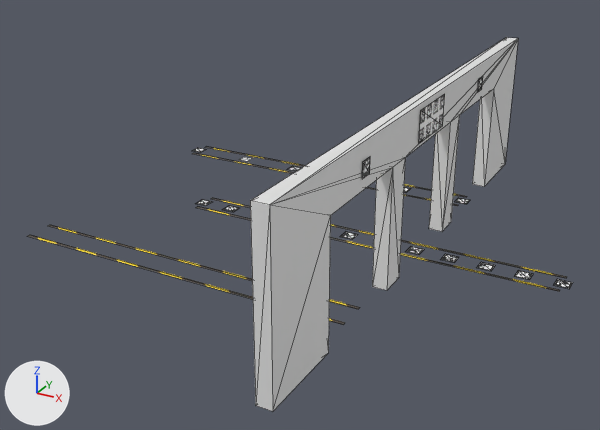
Before and after pictures for a commit that changed the COLLADA model software/ros_workspace/PX4-software/models/wall_with_markers_board/meshes/model.dae.
Before and after are seen from a camera (50 mm lens) standing at (3.56, -9.75, 5.04) and looking at (-1.55, -0.45, 0.4). Lighting does not change. The marker at lower left points along +X, +Y and +Z. Mesh edges are drawn as thin lines on the coarser meshes. Where no turn or scale is listed for an object, it has been applied to the vertices.

In view in the first picture: '5x5_1000-100', 'Cube', 'grid_board', 'warning.001'.
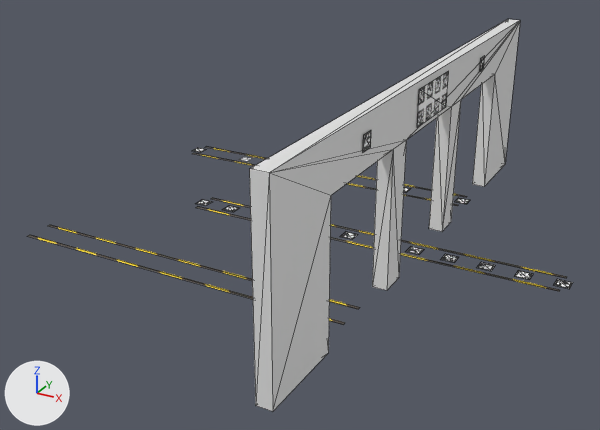
Where the newer file only moved an object's origin or applied its transform, the numbers keep the older frame.

Location of each change, (x1, y1, x2, y2) in pixels of the pictures (600 x 430 px):
```json
{"object": "Cube", "change": "moved, rescaled", "before": [250, 37, 518, 411], "after": [249, 19, 520, 411]}
{"object": "grid_board", "change": "reshaped", "before": [419, 94, 445, 143], "after": [417, 71, 449, 128], "on screen": "22% wider, 16% taller"}
{"object": "5x5_1000-100", "change": "moved", "before": [362, 157, 370, 179], "after": [363, 130, 371, 152]}
```

The change, as JSON lines over the scene's bpy script:
```json
{"block": "me_grid_board", "where": "me_grid_board.from_pydata(...)  # 4 vertices, 2 faces; spans x 0.0, y -0.43..0.43, z -0.215..0.215"}
{"block": "me_grid_board", "where": "# used by ob_grid_board; location = (0.12, 0.0, 1.91)"}
{"block": "me_grid_board", "change": "me_grid_board part 1"}
{"op": "set", "path": "me_grid_board.vertices[0].co", "old": "(0.0, -0.43, -0.215)", "new": "(0.0, -0.52, 0.02)", "note": "pixel (418, 143) -> pixel (417, 127)"}
{"op": "set", "path": "me_grid_board.vertices[1].co", "old": "(0.0, 0.43, -0.215)", "new": "(0.0, 0.52, 0.02)", "note": "pixel (442, 125) -> pixel (446, 106)"}
{"op": "set", "path": "me_grid_board.vertices[2].co", "old": "(0.0, -0.43, 0.215)", "new": "(0.0, -0.52, 0.5)", "note": "pixel (420, 110) -> pixel (419, 89)"}
{"op": "set", "path": "me_grid_board.vertices[3].co", "old": "(0.0, 0.43, 0.215)", "new": "(0.0, 0.52, 0.5)", "note": "pixel (444, 93) -> pixel (448, 70)"}
{"op": "set", "path": "ob_5x5_1000_100.location", "old": "(0.12, -2.0, 1.9)", "new": "(0.12, -2.0, 2.2)"}
{"op": "set", "path": "ob_cube.location", "old": "(0.0, 0.0, 1.1)", "new": "(0.0, 0.0, 1.25)"}
{"op": "set", "path": "ob_cube.scale", "old": "(0.1, 4.0, 1.1)", "new": "(0.1, 4.0, 1.25)"}
```
